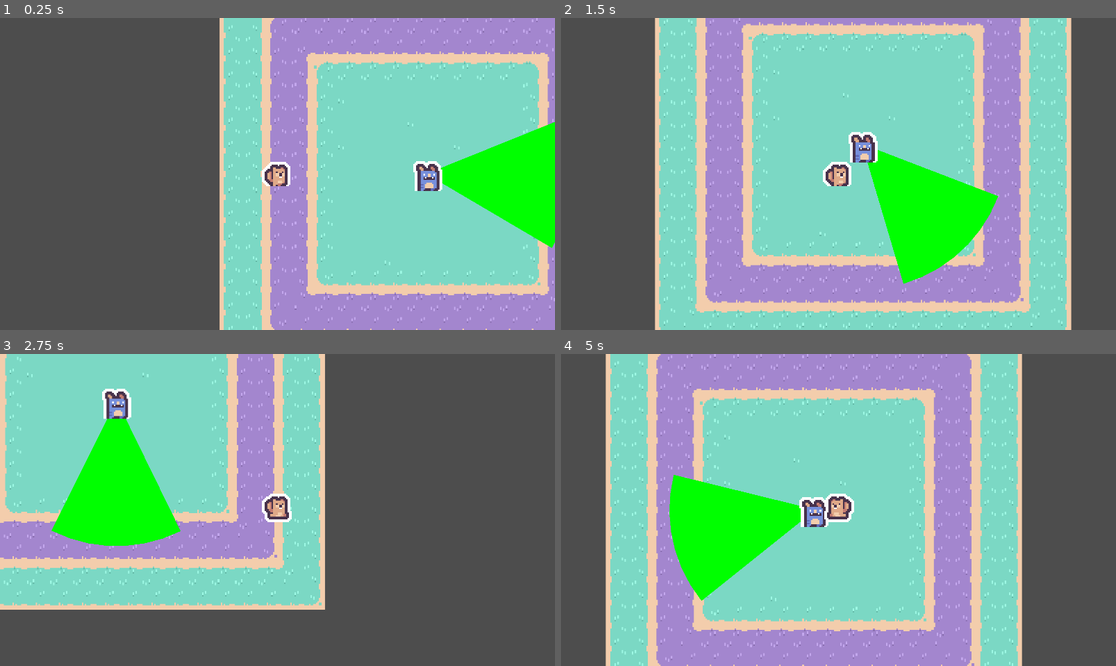
Above: before the commit, frames 1-4 (two rows, left to right).
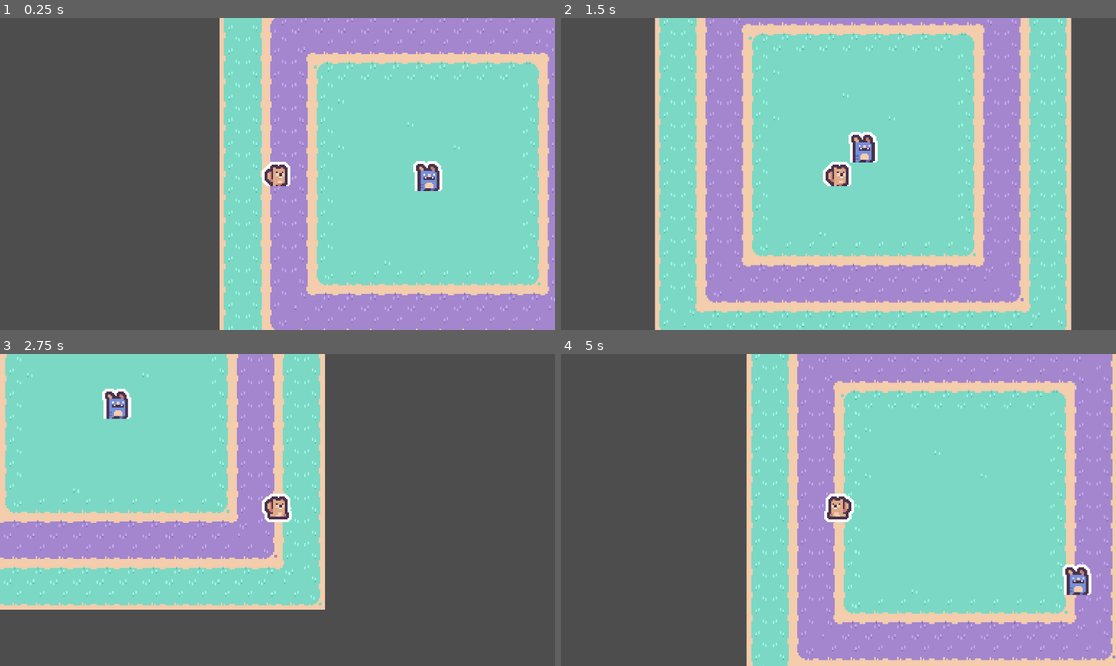
Above: after the commit, the same moments.

Repository: Sosenteam/groundhog-stealth
Game: Godot game, scene res://world.tscn
Two runs of this game, one before a commit and one after it. Both use one fixed random seed, a clock stepped at 60 frames per second and the inputs below.
Inputs:
- Up to frame 1 (0.25 s): no input
- Up to frame 2 (1.5 s): hold D (move_right) 0.53-1.28 s; hold Space (move_dash) 0.53-1.28 s; hold S (move_down) from 1.28 s (still down); tap Space (move_dash) at 1.35 s
- Up to frame 3 (2.75 s): release S (move_down) at 2.03 s; hold D (move_right) from 2.03 s (still down); hold Space (move_dash) from 2.03 s (still down)
- Up to frame 4 (5 s): release D (move_right) at 2.78 s; release Space (move_dash) at 2.78 s; hold W (move_up) 2.78-3.53 s; tap Space (move_dash) at 2.85, 4.35 s; hold Space (move_dash) 3.53-4.28 s; hold A (move_left) from 3.53 s (still down)

The runs differ from the first frame. In frame 1, 4.7% of the frame differs, in the area x 79-100%, y 33-74%; in frame 2, 5.5%; in frame 3, 5.6%; in frame 4, 68%, in the area x 8-100%, y 0-100%.

Commit message:
added phil statemachine, fixed drawing, moved into phil folder

Diff:
--- a/phil.tscn
+++ /dev/null
@@ -1,29 +0,0 @@
-[gd_scene format=3 uid="uid://cplpa17jbsapc"]
-
-[ext_resource type="Texture2D" uid="uid://du7fkd77trqpa" path="res://assets/phil (temporary)/tile_0012.png" id="1_c3lps"]
-[ext_resource type="Script" uid="uid://byw37qm6gsfph" path="res://phil.gd" id="1_qf3c0"]
-
-[sub_resource type="SpriteFrames" id="SpriteFrames_4y77u"]
-animations = [{
-"frames": [{
-"duration": 1.0,
-"texture": ExtResource("1_c3lps")
-}],
-"loop": true,
-"name": &"idle",
-"speed": 5.0
-}]
-
-[sub_resource type="CapsuleShape2D" id="CapsuleShape2D_c3lps"]
-height = 24.0
-
-[node name="Phil" type="CharacterBody2D" unique_id=161662381]
-script = ExtResource("1_qf3c0")
-
-[node name="AnimatedSprite2D" type="AnimatedSprite2D" parent="." unique_id=929682683]
-texture_filter = 1
-sprite_frames = SubResource("SpriteFrames_4y77u")
-animation = &"idle"
-
-[node name="CollisionShape2D" type="CollisionShape2D" parent="." unique_id=237147578]
-shape = SubResource("CapsuleShape2D_c3lps")
--- a/phil.gd
+++ b/phil/phil.gd
@@ -1,31 +1,36 @@
-extends CharacterBody2D
+class_name Phil extends CharacterBody2D
 
 @export var view_length = 100
 @export var view_angle = PI/6
+@export var speed = 50
 
 var direction = Vector2(1,0)
 var rays_to_draw = []
 var debug_color = Color.GREEN
+var view_cone_enabled = false
+
 func _ready() -> void:
 	pass
 
 
 func _physics_process(delta: float) -> void:
-	var collision_result = check_for_collision()
-	if(collision_result):
-		debug_color = Color.RED
-	else:
-		debug_color = Color.GREEN
+	if(view_cone_enabled):
+		var collision_result = check_for_collision()
+		if(collision_result):
+			debug_color = Color.RED
+		else:
+			debug_color = Color.GREEN
 	queue_redraw()
 
 func _draw() -> void:
-	var poly_array: PackedVector2Array = [position]
-	var color_array: PackedColorArray = [debug_color]
-	for ray in rays_to_draw:
-		draw_line(ray[0],ray[1],debug_color,1)
-		poly_array.append(ray[1])
-		color_array.append(debug_color)
-	draw_polygon(poly_array,color_array,)
+	if(view_cone_enabled):
+		var poly_array: PackedVector2Array = [Vector2(0,0)]
+		var color_array: PackedColorArray = [debug_color]
+		for ray in rays_to_draw:
+			#draw_line(to_local(ray[0]),to_local(ray[1]),debug_color,1)
+			poly_array.append(to_local(ray[1]))
+			color_array.append(debug_color)
+		draw_polygon(poly_array,color_array,)
 
 
 
@@ -52,3 +57,7 @@
 	var raycast_points = [position, position+vect]
 	rays_to_draw.push_back(raycast_points)
 	return result
+
+
+func _on_state_timer_timeout() -> void:
+	$StateMachine._random_state()
--- /dev/null
+++ b/phil/phil.tscn
@@ -0,0 +1,52 @@
+[gd_scene format=3 uid="uid://cplpa17jbsapc"]
+
+[ext_resource type="Texture2D" uid="uid://du7fkd77trqpa" path="res://assets/phil (temporary)/tile_0012.png" id="1_c3lps"]
+[ext_resource type="Script" uid="uid://byw37qm6gsfph" path="res://phil/phil.gd" id="1_qf3c0"]
+[ext_resource type="Script" uid="uid://d4bhw3klhhf2a" path="res://phil/phil_state_machine.gd" id="3_u43oq"]
+[ext_resource type="Script" uid="uid://u67kntbaonqv" path="res://phil/states/idle.gd" id="4_vx72j"]
+[ext_resource type="Script" uid="uid://bash48vfyw38o" path="res://phil/states/searching.gd" id="5_r80mi"]
+[ext_resource type="Script" uid="uid://cfms68kcldwb6" path="res://phil/states/burrowing.gd" id="5_wxeps"]
+
+[sub_resource type="SpriteFrames" id="SpriteFrames_4y77u"]
+animations = [{
+"frames": [{
+"duration": 1.0,
+"texture": ExtResource("1_c3lps")
+}],
+"loop": true,
+"name": &"idle",
+"speed": 5.0
+}]
+
+[sub_resource type="CapsuleShape2D" id="CapsuleShape2D_c3lps"]
+height = 24.0
+
+[node name="Phil" type="CharacterBody2D" unique_id=161662381]
+script = ExtResource("1_qf3c0")
+
+[node name="AnimatedSprite2D" type="AnimatedSprite2D" parent="." unique_id=929682683]
+texture_filter = 1
+sprite_frames = SubResource("SpriteFrames_4y77u")
+animation = &"idle"
+
+[node name="CollisionShape2D" type="CollisionShape2D" parent="." unique_id=237147578]
+shape = SubResource("CapsuleShape2D_c3lps")
+
+[node name="StateTimer" type="Timer" parent="." unique_id=732525273]
+wait_time = 3.0
+autostart = true
+
+[node name="StateMachine" type="Node" parent="." unique_id=117218529]
+script = ExtResource("3_u43oq")
+
+[node name="Idle" type="Node" parent="StateMachine" unique_id=419872495]
+script = ExtResource("4_vx72j")
+
+[node name="Burrowing" type="Node" parent="StateMachine" unique_id=1748945000]
+script = ExtResource("5_wxeps")
+
+[node name="Searching" type="Node" parent="StateMachine" unique_id=986239750]
+script = ExtResource("5_r80mi")
+metadata/_custom_type_script = "uid://c8pq7s0esture"
+
+[connection signal="timeout" from="StateTimer" to="." method="_on_state_timer_timeout"]
--- /dev/null
+++ b/phil/phil_state.gd
@@ -0,0 +1,13 @@
+class_name PhilState extends State
+
+const IDLE = "Idle"
+const BURROWING = "Burrowing"
+const SEARCHING = "Searching"
+
+var phil: Phil
+
+
+func _ready() -> void:
+	await owner.ready
+	phil = owner as Phil
+	assert(phil != null, "ThePhilState needs to be in a phil scene")
--- /dev/null
+++ b/phil/phil_state_machine.gd
@@ -0,0 +1,44 @@
+class_name PhilStateMachine extends Node
+
+@export var initial_state: State = null
+
+@onready var state: State = (func get_initial_state() -> State:
+	return initial_state if initial_state != null else get_child(0)
+).call()
+
+
+func _ready() -> void:
+	for state_node: State in find_children("*", "State"):
+		state_node.finished.connect(_transition_to_next_state)
+
+	await owner.ready
+	state.enter("")
+
+
+func _unhandled_input(event: InputEvent) -> void:
+	state.handle_input(event)
+
+
+func _process(delta: float) -> void:
+	state.update(delta)
+
+
+func _physics_process(delta: float) -> void:
+	state.physics_update(delta)
+
+
+func _transition_to_next_state(target_state_path: String, data: Dictionary = {}) -> void:
+	if not has_node(target_state_path):
+		printerr(owner.name + ": Trying to transition to state " + target_state_path + " but it does not exist.")
+		return
+
+	var previous_state_path := state.name
+	state.exit()
+	state = get_node(target_state_path)
+	state.enter(previous_state_path, data)
+
+func _random_state():
+	var next_state_id = randi_range(0,2)
+	var next_state = ["Idle","Burrowing","Searching"][next_state_id]
+	_transition_to_next_state(next_state)
+	print(next_state)
--- /dev/null
+++ b/phil/states/burrowing.gd
@@ -0,0 +1,19 @@
+extends PhilState
+
+var target_position: Vector2
+
+func enter(previous_state_path: String, data := {}) -> void:
+	phil.velocity = Vector2.ZERO
+	phil.view_cone_enabled = false
+	# REPLACE THIS CODE PLEASE
+	if($"../../../Player"):
+		target_position = $"../../../Player".position+Vector2(randf_range(-20,20),randf_range(-20,20))
+
+
+
+func physics_update(_delta: float) -> void:
+	var direction = (target_position-phil.position).normalized()
+	phil.velocity = direction*phil.speed
+	phil.move_and_slide()
+	if((phil.position-target_position).length() <20):
+		finished.emit(IDLE)
--- /dev/null
+++ b/phil/states/idle.gd
@@ -0,0 +1,10 @@
+extends PhilState
+
+
+func enter(previous_state_path: String, data := {}) -> void:
+	phil.velocity = Vector2.ZERO
+	phil.view_cone_enabled = false
+
+
+func physics_update(_delta: float) -> void:
+	pass
--- /dev/null
+++ b/phil/states/searching.gd
@@ -0,0 +1,10 @@
+extends PhilState
+
+
+func enter(previous_state_path: String, data := {}) -> void:
+	phil.velocity = Vector2.ZERO
+	phil.view_cone_enabled = true
+
+
+func physics_update(_delta: float) -> void:
+	pass
--- a/player.gd
+++ b/player.gd
@@ -1,4 +1,4 @@
-extends CharacterBody2D
+class_name Player extends CharacterBody2D
 
 @export var speed = 400
 @export var dash_time = 0.25
--- /dev/null
+++ b/state.gd
@@ -0,0 +1,28 @@
+## Virtual base class for all states.
+## Extend this class and override its methods to implement a state.
+class_name State extends Node
+
+## Emitted when the state finishes and wants to transition to another state.
+signal finished(next_state_path: String, data: Dictionary)
+
+## Called by the state machine when receiving unhandled input events.
+func handle_input(_event: InputEvent) -> void:
+	pass
+
+## Called by the state machine on the engine's main loop tick.
+func update(_delta: float) -> void:
+	pass
+
+## Called by the state machine on the engine's physics update tick.
+func physics_update(_delta: float) -> void:
+	pass
+
+## Called by the state machine upon changing the active state. The `data` parameter
+## is a dictionary with arbitrary data the state can use to initialize itself.
+func enter(previous_state_path: String, data := {}) -> void:
+	pass
+
+## Called by the state machine before changing the active state. Use this function
+## to clean up the state.
+func exit() -> void:
+	pass
--- a/world.tscn
+++ b/world.tscn
@@ -3,7 +3,7 @@
 [ext_resource type="Script" uid="uid://do1tsxu2dehlr" path="res://world.gd" id="1_aqk2v"]
 [ext_resource type="PackedScene" uid="uid://dxb2ov5is2nnp" path="res://player.tscn" id="1_f3sb7"]
 [ext_resource type="PackedScene" uid="uid://bwipd0j8u1l2a" path="res://levels/template level.tscn" id="1_fj7yv"]
-[ext_resource type="PackedScene" uid="uid://cplpa17jbsapc" path="res://phil.tscn" id="2_tlwt5"]
+[ext_resource type="PackedScene" uid="uid://cplpa17jbsapc" path="res://phil/phil.tscn" id="2_tlwt5"]
 
 [node name="World" type="Node2D" unique_id=1311250771]
 script = ExtResource("1_aqk2v")
Renamed: phil.gd.uid -> phil/phil.gd.uid
Not shown, added: phil/phil_state.gd.uid
Not shown, added: phil/phil_state_machine.gd.uid
Not shown, added: phil/states/burrowing.gd.uid
Not shown, added: phil/states/idle.gd.uid
Not shown, added: phil/states/searching.gd.uid
Not shown, added: state.gd.uid
Not shown, added: phil/phil.tscn5389138697.tmp
